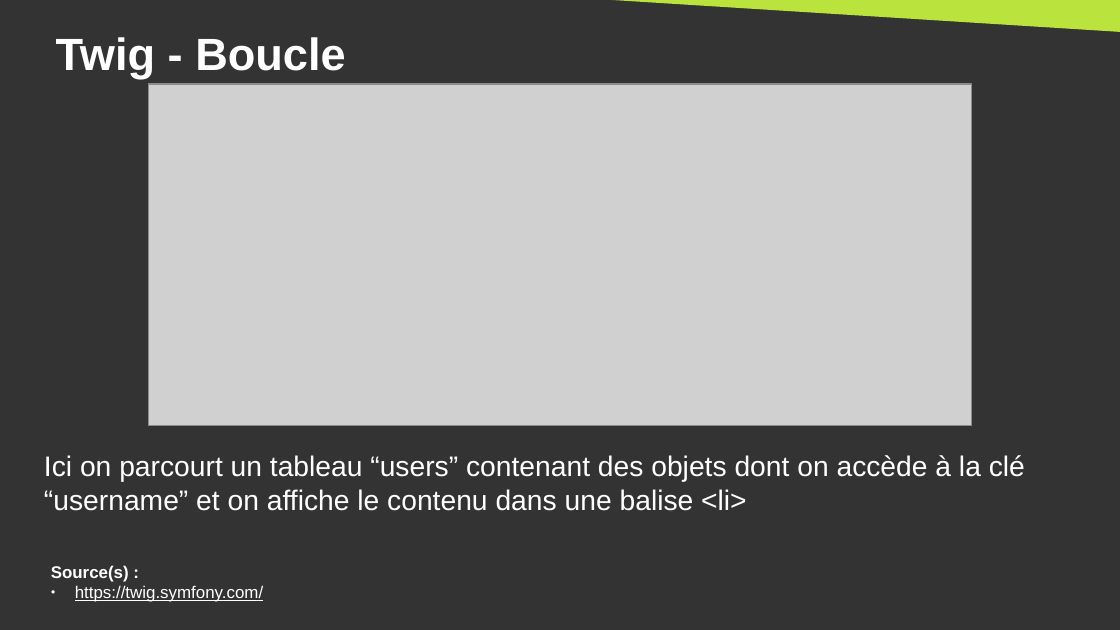
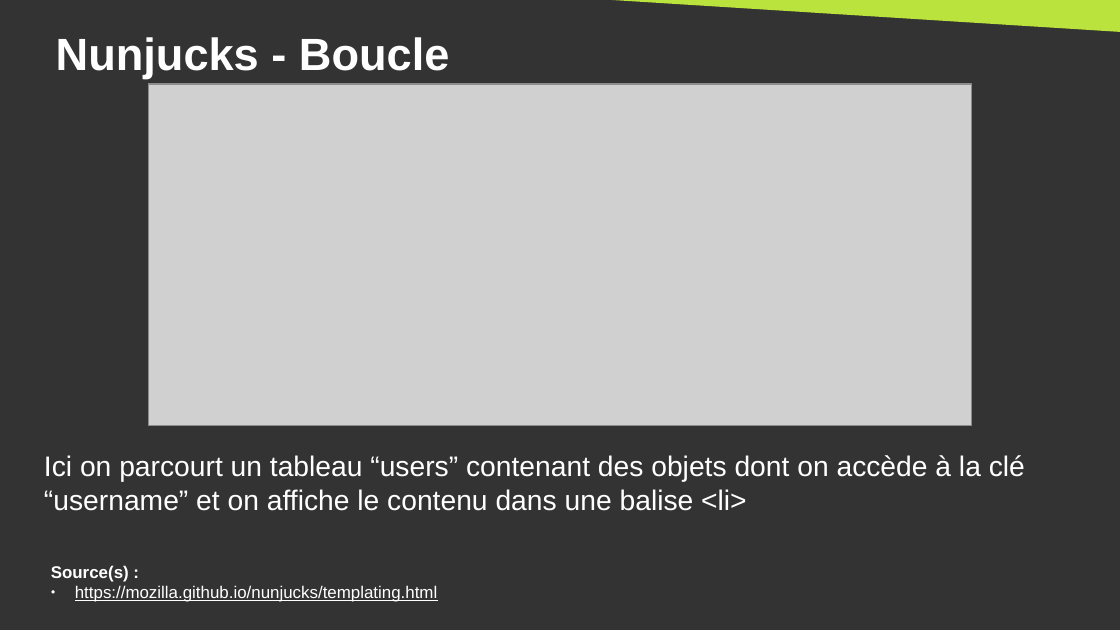
Before and after one commit to DanYellow/cours, a slide deck: slide 37 of developpement-front-s5/travaux-pratiques/numero-4/presentation.odp. Drawn at 1120x630 pixels with LibreOffice and Linux fonts; fonts in the diff are those of the drawing; grey boxes stand for pictures. Boxes give left, top, right and bottom in pixels: in the first picture for what was removed or moved away, otherwise in the second. Text is boxed around its words. In the diff, an @@ line names an element or a change of style, - is before the commit and + after.

Commit message:
developpement-front-s5 - tp#4 - change twig for nunjucks

```diff
--- a/developpement-front-s5/travaux-pratiques/numero-4/presentation.odp
+++ b/developpement-front-s5/travaux-pratiques/numero-4/presentation.odp
@@ title at <box>56,37,450,78</box>: text changed @@
-Twig - Boucle
+Nunjucks - Boucle
@@ text at <box>75,585,437,602</box>: text changed @@
-● https://twig.symfony.com/
+● https://mozilla.github.io/nunjucks/templating.html
```
Also in this commit, not shown: 19 other slides changed, 5 other files.
